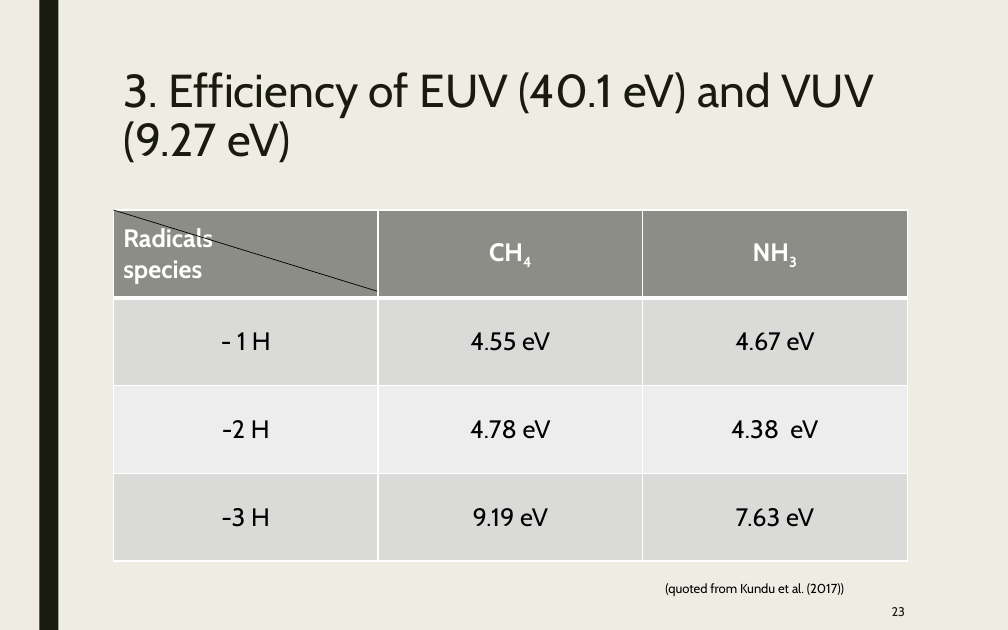
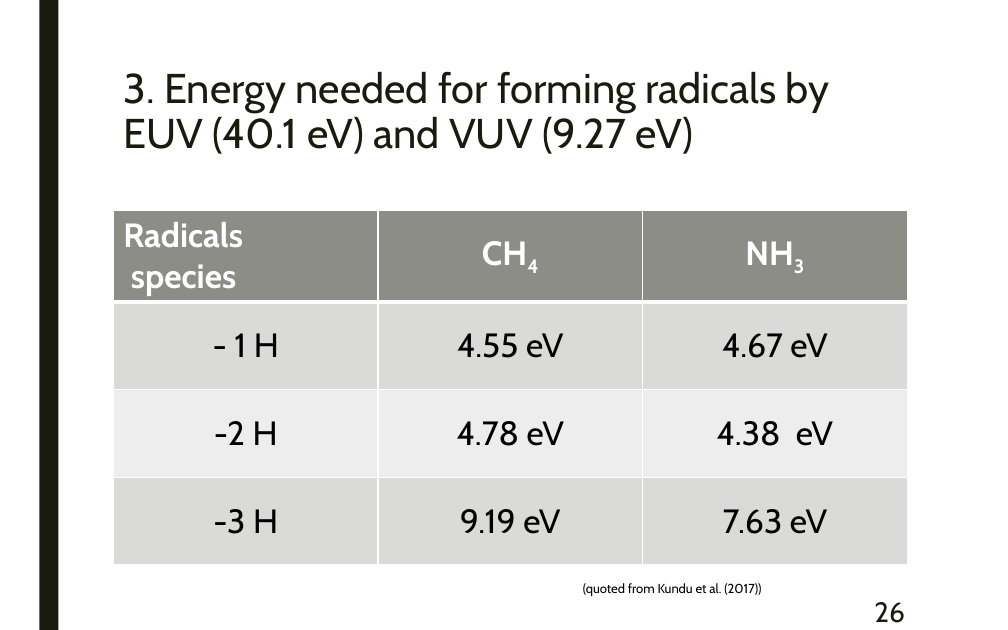
Before and after one commit to samuello1228/lily, a slide deck: slide 26 of doc/VUV and EUV irradiation of CH4 + NH3.pptx (slide 23 before the commit). Drawn at 1008x630 pixels with LibreOffice and Linux fonts; fonts in the diff are those of the drawing. Boxes give left, top, right and bottom in pixels: in the first picture for what was removed or moved away, otherwise in the second. Text is boxed around its words. In the diff, an @@ line names an element or a change of style, - is before the commit and + after.

```diff
--- a/doc/VUV and EUV irradiation of CH4 + NH3.pptx
+++ b/doc/VUV and EUV irradiation of CH4 + NH3.pptx
@@ background #EFEDE3 to #FFFFFF @@
@@ title at <box>123,71,830,154</box>: text changed; size 33 to 29.7 pt @@
-3. Efficiency of EUV (40.1 eV) and VUV (9.27 eV)
+3. Energy needed for forming radicals by EUV (40.1 eV) and VUV (9.27 eV)
@@ table at <box>113,210,905,563</box> @@
@@ size 18 to 24 pt @@
@@ line removed from (113, 210) to (377, 291) @@
@@ text "(quoted from Kundu et al. ...": place and size @@
-text "(quoted from Kundu et al. ..." at <box>665,583,844,596</box>
+text "(quoted from Kundu et al. ..." at <box>583,583,761,596</box>
@@ page number at <box>874,602,905,623</box>: text changed; size 9 to 20 pt @@
-23
+26
```
Also in this commit, not shown: 27 other slides changed, 9 slides added, 1 slide removed, 1 other file.
